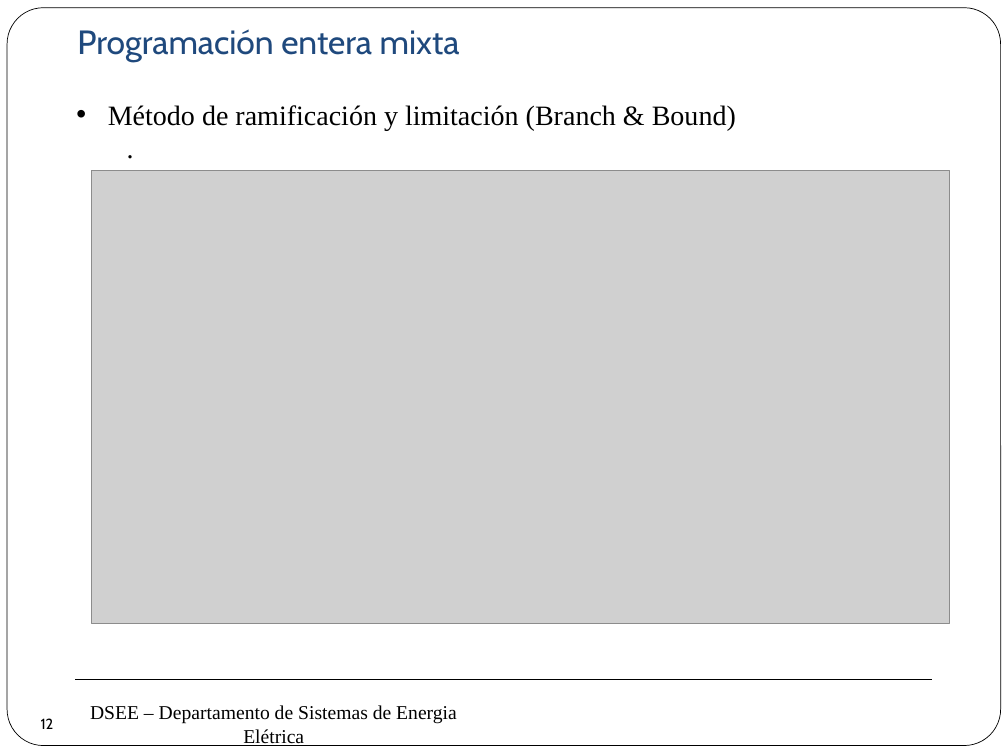
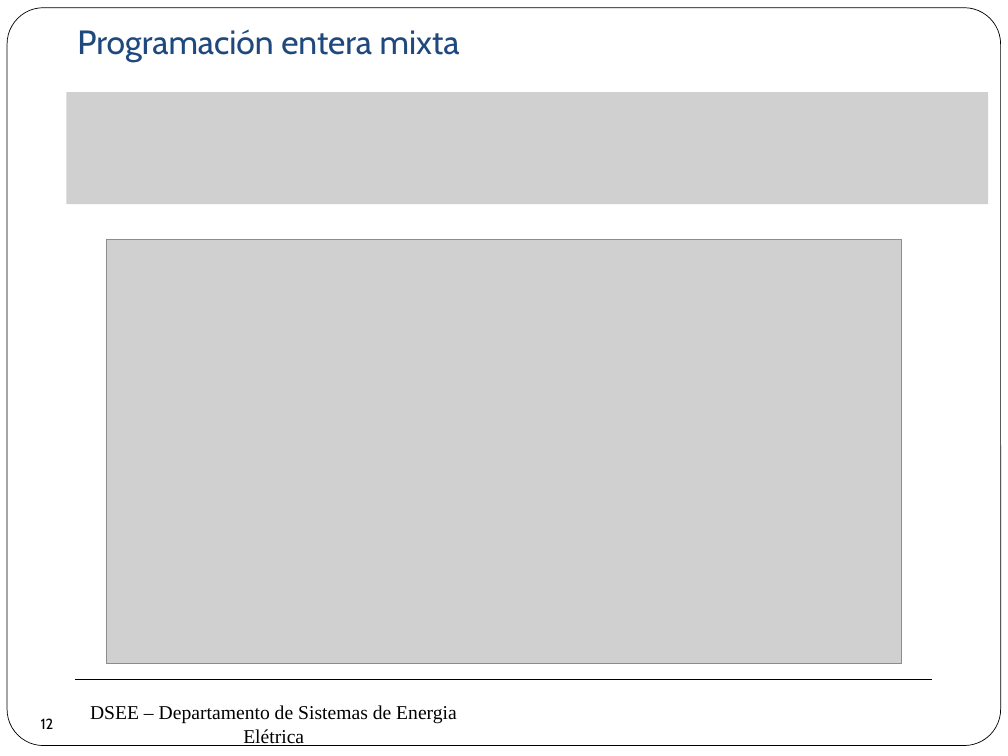
Before and after one commit to erikfilias/Power-Systems-Optimization-using-Julia-Language, a slide deck: slide 12 of 1. Lectures/Introducción a la Optimización aplicada a Sistemas de Energía Eléctrica/Dia 1/4. Programación Lineal (2).pptx. Drawn at 1008x756 pixels with LibreOffice and Linux fonts; fonts in the diff are those of the drawing; grey boxes stand for pictures; background and template pictures are left out. Boxes give left, top, right and bottom in pixels: in the first picture for what was removed or moved away, otherwise in the second. Text is boxed around its words. In the diff, an @@ line names an element or a change of style, - is before the commit and + after.

Commit message:
update

```diff
--- a/1. Lectures/Introducción a la Optimización aplicada a Sistemas de Energía Eléctrica/Dia 1/4. Programación Lineal (2).pptx
+++ b/1. Lectures/Introducción a la Optimización aplicada a Sistemas de Energía Eléctrica/Dia 1/4. Programación Lineal (2).pptx
@@ picture added at box(67, 93, 989, 205) @@
@@ text removed at box(108, 105, 736, 130) @@
-• Método de ramificación y limitación (Branch & Bound)
-  .
@@ picture: place and size @@
-picture at box(92, 170, 951, 623)
+picture at box(107, 240, 901, 664)
```
Also in this commit, not shown: 2 other slides changed, 3 slides added.
